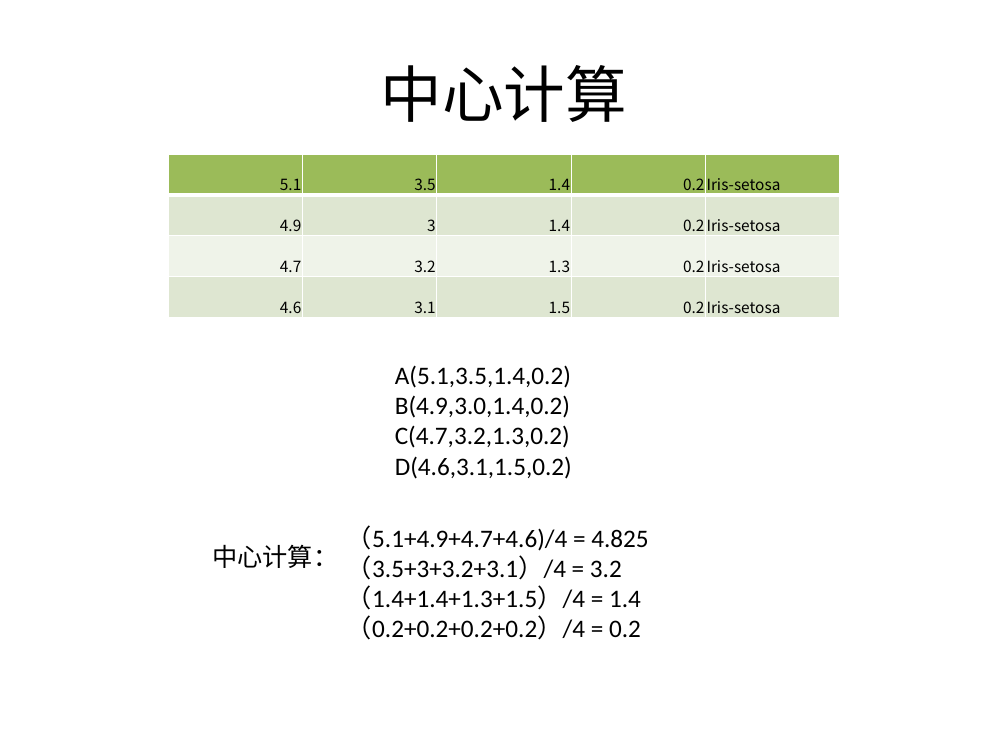
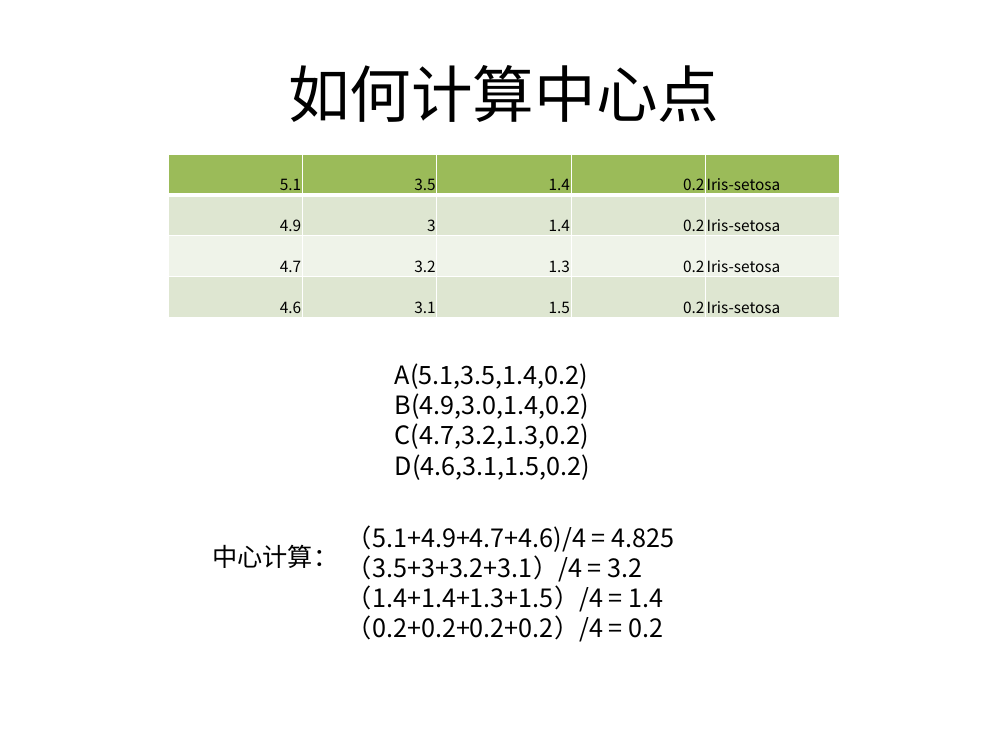
Before and after one commit to BattalionCommander/Python, a slide deck: slide 17 of cls_23聚类算法.pptx (slide 13 before the commit). Drawn at 1008x756 pixels with LibreOffice and Linux fonts; fonts in the diff are those of the drawing; background and template pictures are left out. Boxes give left, top, right and bottom in pixels: in the first picture for what was removed or moved away, otherwise in the second. Text is boxed around its words. In the diff, an @@ line names an element or a change of style, - is before the commit and + after.

```diff
--- a/cls_23聚类算法.pptx
+++ b/cls_23聚类算法.pptx
@@ title at (x1=288, y1=65, x2=719, y2=122): text changed; font Calibri to Noto Sans CJK SC @@
-中心计算
+如何计算中心点
@@ text "A(5.1,3.5,1.4,0.2)" at (x1=395, y1=363, x2=590, y2=480): font Calibri to Noto Sans CJK SC @@
@@ text "（5.1+4.9+4.7+4.6)/4 = 4.825" at (x1=347, y1=525, x2=674, y2=642): font Calibri to Noto Sans CJK SC @@
```
Also in this commit, not shown: 8 other slides changed, 5 slides added, 3 slides removed, 6 other files.
